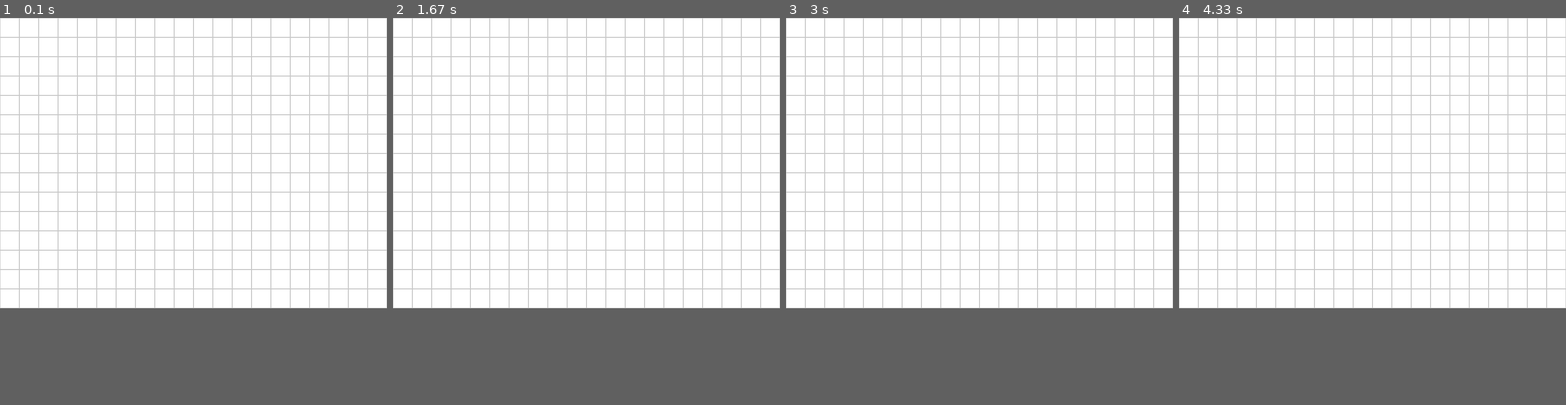
Above: before the commit, frames 1-4 (left to right).
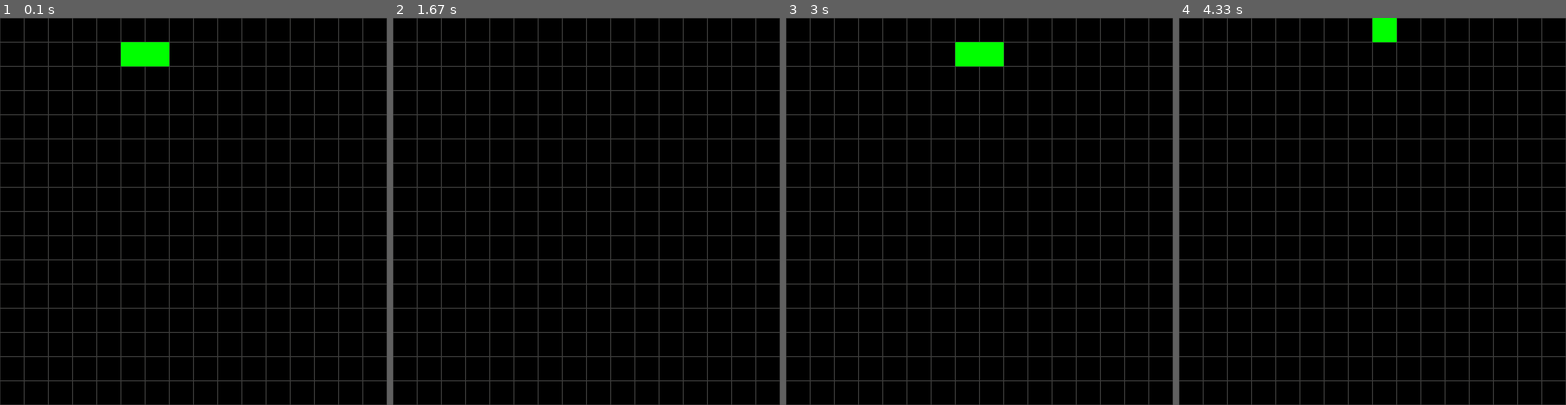
Above: after the commit, the same moments.

Repository: Momant24/Pygamehogorm
Game: pygame game, started from game.py
Same seed, same stepped clock (60 frames per second), same inputs: the game is played once before the commit and once after it.
Inputs:
- Up to frame 1 (0.1 s): no input
- Up to frame 2 (1.67 s): hold Right 0.33-0.8 s; hold Up 0.83-1.13 s; hold Right 1.17-1.63 s
- Up to frame 3 (3 s): hold Left 1.67-2.2 s; hold Down 2.23-2.53 s; hold Left 2.57-2.97 s
- Up to frame 4 (4.33 s): hold Up 3-3.37 s; hold Right 3.4-4.03 s; hold Down from 4.07 s (still down)
In our replay, the window is 800x600 before the commit and 800x800 after it. These sizes can differ from the game's own. Grey fills any space a smaller window leaves; there, only what the larger window draws over its background counts as a difference.

The runs differ from the first frame. In frame 1, 77% of the frame differs, in the area x 0-100%, y 0-100%; in frame 2, 77%; in frame 3, 77%; in frame 4, 77%.

Commit message:
Styring og hoggorm
Styre hoggormen og at du kan se den

Diff:
--- a/game.py
+++ b/game.py
@@ -1,37 +1,56 @@
 import pygame as pg
 import sys
+import random
 
 
 # Konstanter
-BREDDE, HØYDE = 800, 600
-RADER, KOLONNER = 20, 20
-CELLESTØRRELSE = BREDDE // KOLONNER
-PALETT_HØYDE = 50
+SW, SH = 800, 800
 
-# Farger
-HVIT = (255, 255, 255)
-SVART = (0, 0, 0)
-GRÅ = (200, 200, 200)
+
+
+
 
 # Initialiser pygame
 pg.init()
 
-skjerm = pg.display.set_mode((BREDDE, HØYDE))
+BLOKK_STORELSE = 50
+
+skjerm = pg.display.set_mode((SW, SH))
 pg.display.set_caption("Hogorm")
+klokke = pg.time.Clock()
 
-# Lager en todimensjonal liste som representerer brettet,
-# der hver rute har fargen hvit
-brett = [[HVIT for k in range(KOLONNER)] for r in range(RADER)]
 
-def tegnBrett():
-  for rad in range(RADER):
-    for kol in range(KOLONNER):
-      pg.draw.rect(skjerm, brett[rad][kol], (kol * CELLESTØRRELSE, rad * CELLESTØRRELSE, CELLESTØRRELSE, CELLESTØRRELSE))
-      pg.draw.rect(skjerm, GRÅ, (kol * CELLESTØRRELSE, rad * CELLESTØRRELSE, CELLESTØRRELSE, CELLESTØRRELSE), 1)
+class Hogorm:
+    def __init__(self):
+        self._x, self._y, = BLOKK_STORELSE,  BLOKK_STORELSE
+        self._xdir = 1
+        self._ydir = 0
+        self._hode = pg.Rect(self._x, self._y, BLOKK_STORELSE, BLOKK_STORELSE)
+        self._kropp = [pg.Rect(self._x-BLOKK_STORELSE, self._y, BLOKK_STORELSE, BLOKK_STORELSE)]
+        self._død = False
+
+    def update(self):
+        self._kropp.append(self._hode)
+        for i in range (len(self._kropp)-1):
+          self._kropp[i].x, self._kropp[i].y = self._kropp[i + 1].x, self._kropp[i + 1].y
+        self._hode.x += self._xdir * BLOKK_STORELSE
+        self._hode.y += self._ydir * BLOKK_STORELSE
+        self._kropp.remove(self._hode)
 
 
 
 
+def tegngygrid():
+  for x in range(0, SW, BLOKK_STORELSE ):
+    for y in range(0, SH, BLOKK_STORELSE):
+      rect = pg.Rect(x, y, BLOKK_STORELSE, BLOKK_STORELSE)
+      pg.draw.rect(skjerm, "#3c3c3b", rect, 1)
+
+
+
+tegngygrid()
+
+hogorm = Hogorm()
 
 while True:
   for hendelse in pg.event.get():
@@ -39,8 +58,33 @@
       pg.quit()
       sys.exit()
 
+    if hendelse.type == pg.KEYDOWN:
+        if hendelse.key == pg.K_DOWN:
+          hogorm._ydir = 1
+          hogorm._xdir = 0
+        elif hendelse.key == pg.K_UP:
+          hogorm._ydir = -1
+          hogorm._xdir = 0
+        elif hendelse.key == pg.K_RIGHT:
+          hogorm._ydir = 0
+          hogorm._xdir = 1
+        elif hendelse.key == pg.K_LEFT:
+          hogorm._ydir = 0
+          hogorm._xdir = -1
 
 
-  skjerm.fill(HVIT)
-  tegnBrett()
-  pg.display.flip()
+
+
+    hogorm.update()
+
+    skjerm.fill('black')
+    tegngygrid()
+
+
+    pg.draw.rect(skjerm, "green", hogorm._hode)
+
+    for firkant in hogorm._kropp:
+       pg.draw.rect(skjerm, "green", firkant)
+
+  pg.display.update()
+  klokke.tick(10)
--- a/hogorm.py
+++ b/hogorm.py
@@ -1,3 +1,10 @@
+
+
+BLOKK_STORELSE = 50
+
 class Hogorm:
     def __init__(self):
-        self.x, self.y, = block
+        self.x, self.y, = BLOKK_STORELSE,  BLOKK_STORELSE
+        self.xdir = 1
+        self.ydir = 0
+        self.kropp = []
